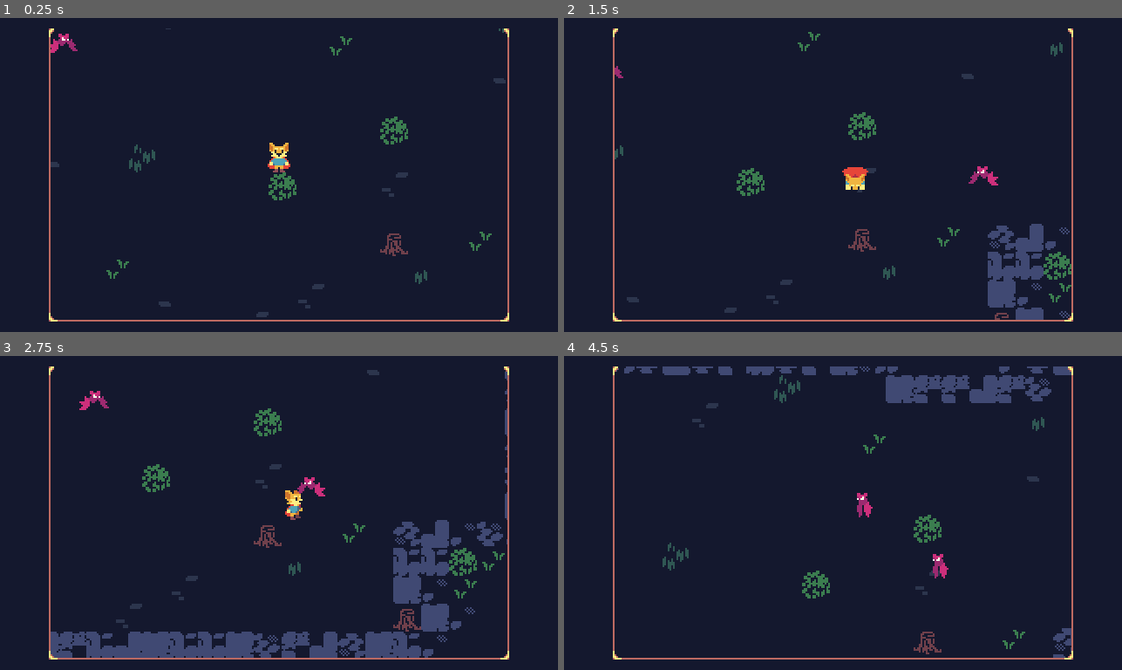
Above: before the commit, frames 1-4 (two rows, left to right).
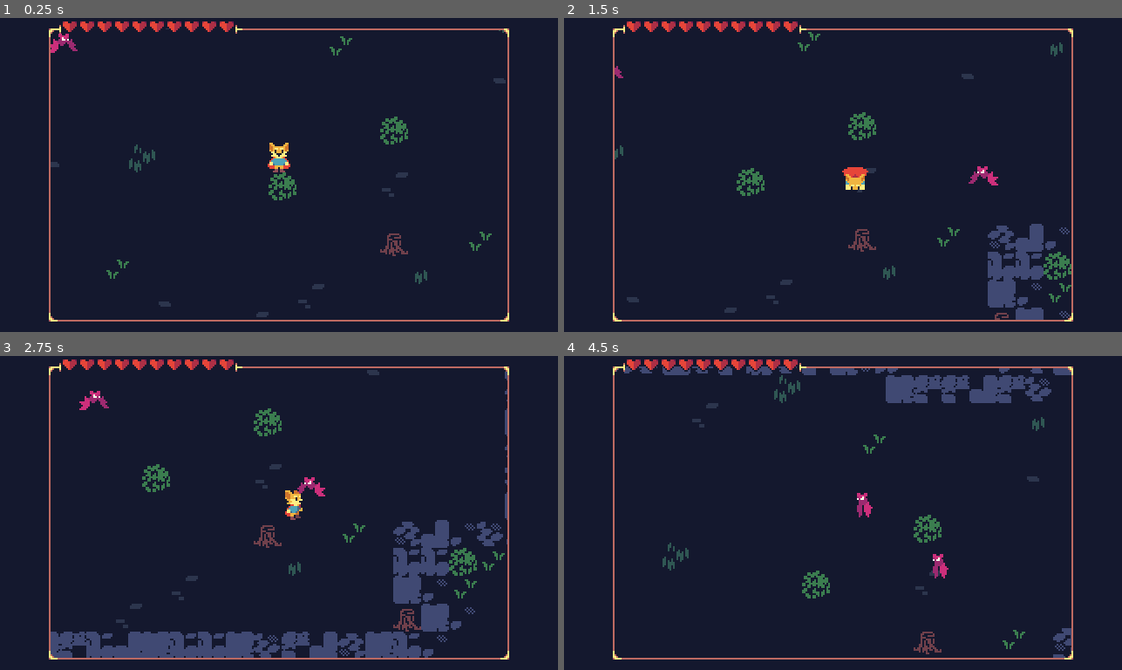
Above: after the commit, the same moments.

Repository: uheartbeast/retro-action-rpg
Game: Godot game, scene res://world.tscn
The game is run twice, just before and just after one commit, with the same random seed, the same clock (stepped at 60 frames per second) and the same inputs.
Inputs:
- Up to frame 1 (0.25 s): no input
- Up to frame 2 (1.5 s): hold Right (move_right) 0.53-1.28 s; tap Z (misc) at 0.6 s; hold Down (move_down) from 1.28 s (still down); tap X (roll) at 1.35 s
- Up to frame 3 (2.75 s): release Down (move_down) at 2.03 s; hold Right (move_right) from 2.03 s (still down); tap C (weapon) at 2.1 s
- Up to frame 4 (4.5 s): release Right (move_right) at 2.78 s; hold Up (move_up) 2.78-3.53 s; tap Z (misc) at 2.85 s; hold Left (move_left) from 3.53 s (still down); tap X (roll) at 3.6 s; tap C (weapon) at 4.35 s

The runs differ from the first frame. In frame 1, 0.9% of the frame differs, in the area x 9-91%, y 1-5%; in frame 2, 0.9%; in frame 3, 0.9%; in frame 4, 1.0%.

Commit message:
65 - Heart UI Scene

Diff:
--- /dev/null
+++ b/ui/health_ui.gd
@@ -0,0 +1,7 @@
+class_name HealthUI
+extends HBoxContainer
+
+@onready var hearts: HBoxContainer = $Hearts
+
+func _ready() -> void:
+	pass # Replace with function body.
--- /dev/null
+++ b/ui/health_ui.tscn
@@ -0,0 +1,64 @@
+[gd_scene load_steps=5 format=3 uid="uid://pw41emmb5e0d"]
+
+[ext_resource type="Script" path="res://ui/health_ui.gd" id="1_iht7n"]
+[ext_resource type="Texture2D" uid="uid://c8d4ie6mnxp4p" path="res://ui/health_ui_frame.png" id="2_sp2ox"]
+[ext_resource type="PackedScene" uid="uid://bhfpk0yhwxeea" path="res://ui/heart_ui.tscn" id="3_hbesr"]
+[ext_resource type="Texture2D" uid="uid://c62fpnfybhphi" path="res://ui/frame_bar.png" id="4_3bgpr"]
+
+[node name="HealthUI" type="HBoxContainer"]
+offset_right = 107.0
+offset_bottom = 8.0
+theme_override_constants/separation = 0
+script = ExtResource("1_iht7n")
+
+[node name="LeftFrame" type="TextureRect" parent="."]
+layout_mode = 2
+size_flags_vertical = 8
+texture = ExtResource("2_sp2ox")
+
+[node name="Hearts" type="HBoxContainer" parent="."]
+layout_mode = 2
+theme_override_constants/separation = 0
+
+[node name="HeartUI" parent="Hearts" instance=ExtResource("3_hbesr")]
+layout_mode = 2
+
+[node name="HeartUI2" parent="Hearts" instance=ExtResource("3_hbesr")]
+layout_mode = 2
+
+[node name="HeartUI3" parent="Hearts" instance=ExtResource("3_hbesr")]
+layout_mode = 2
+
+[node name="HeartUI4" parent="Hearts" instance=ExtResource("3_hbesr")]
+layout_mode = 2
+
+[node name="HeartUI5" parent="Hearts" instance=ExtResource("3_hbesr")]
+layout_mode = 2
+
+[node name="HeartUI6" parent="Hearts" instance=ExtResource("3_hbesr")]
+layout_mode = 2
+
+[node name="HeartUI7" parent="Hearts" instance=ExtResource("3_hbesr")]
+layout_mode = 2
+
+[node name="HeartUI8" parent="Hearts" instance=ExtResource("3_hbesr")]
+layout_mode = 2
+
+[node name="HeartUI9" parent="Hearts" instance=ExtResource("3_hbesr")]
+layout_mode = 2
+
+[node name="HeartUI10" parent="Hearts" instance=ExtResource("3_hbesr")]
+layout_mode = 2
+
+[node name="RightFrame" type="TextureRect" parent="."]
+layout_mode = 2
+size_flags_vertical = 8
+texture = ExtResource("2_sp2ox")
+flip_h = true
+
+[node name="RightBar" type="TextureRect" parent="."]
+layout_mode = 2
+size_flags_horizontal = 3
+size_flags_vertical = 8
+texture = ExtResource("4_3bgpr")
+flip_h = true
--- a/ui/heart_ui.tscn
+++ b/ui/heart_ui.tscn
@@ -16,3 +16,4 @@
 unique_name_in_owner = true
 texture = ExtResource("2_65vgq")
 hframes = 5
+frame = 4
--- a/ui/ui.tscn
+++ b/ui/ui.tscn
@@ -1,7 +1,8 @@
-[gd_scene load_steps=3 format=3 uid="uid://biejg0lcgkcc3"]
+[gd_scene load_steps=4 format=3 uid="uid://biejg0lcgkcc3"]
 
 [ext_resource type="Script" path="res://ui/ui.gd" id="1_sr0yi"]
 [ext_resource type="Texture2D" uid="uid://bdro7ony20hug" path="res://ui/frame.png" id="2_iiwxc"]
+[ext_resource type="PackedScene" uid="uid://pw41emmb5e0d" path="res://ui/health_ui.tscn" id="3_v4p5g"]
 
 [node name="UI" type="CanvasLayer"]
 script = ExtResource("1_sr0yi")
@@ -13,3 +14,9 @@
 grow_horizontal = 2
 grow_vertical = 2
 texture = ExtResource("2_iiwxc")
+
+[node name="HealthUI" parent="." instance=ExtResource("3_v4p5g")]
+offset_left = 31.0
+offset_top = 1.0
+offset_right = 289.0
+offset_bottom = 9.0
